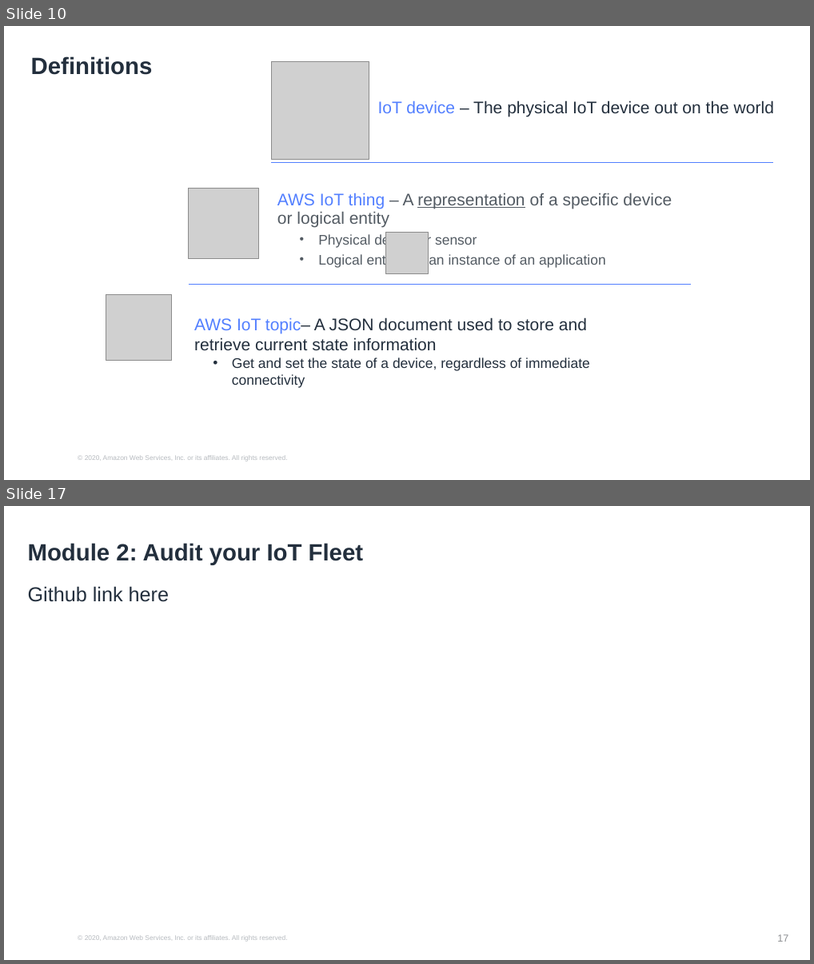
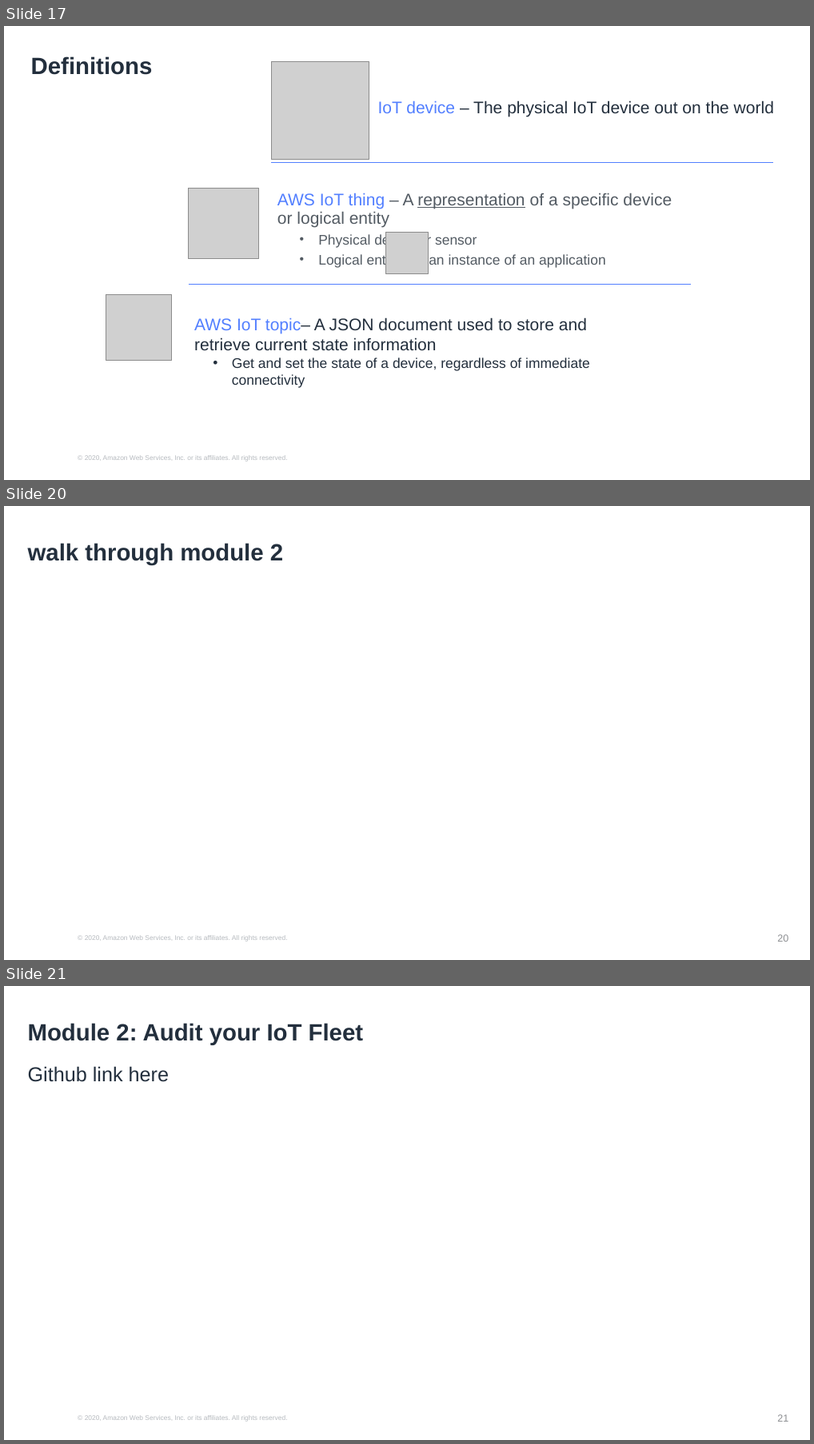
Before and after one commit to hongpham/Workshop-Protect-your-IoT-fleet, a slide deck: Protect your IoT fleet presentation.pptx. Shown one above the other, each under a label of ours: slides 10 and 17 before the commit, slides 17, 20 and 21 after it; the slides between them are not shown. The pictures are 814x964 and 814x1444 pixels, drawn with LibreOffice and Linux fonts; fonts in the diff are those of the drawing; grey boxes stand for pictures; background and template pictures are left out. Boxes give left, top, right and bottom in pixels: in the first picture for what was removed or moved away, otherwise in the second. Text is boxed around its words. In the diff, an @@ line names an element or a change of style, - is before the commit and + after.

```diff
--- a/Protect your IoT fleet presentation.pptx
+++ b/Protect your IoT fleet presentation.pptx
@@ slide 20 added at [4, 506, 810, 960], background #FFFFFF; not listed: 1 template element that a slide beside it also shows @@
@@ title added at [28, 543, 283, 565], 28 pt, text #232F3D, bold @@
+walk through module 2
@@ page number added at [778, 934, 789, 941], 12 pt, text #8D8F92 @@
+20
@@ what was slide 10 is now slide 17 @@
@@ what was slide 17 is now slide 21 @@
@@ page number at [778, 1414, 789, 1421]: text changed @@
-17
+21
```
Also in this commit, not shown: 5 slides changed, 7 other slides added, 5 slides removed, 7 other files.
